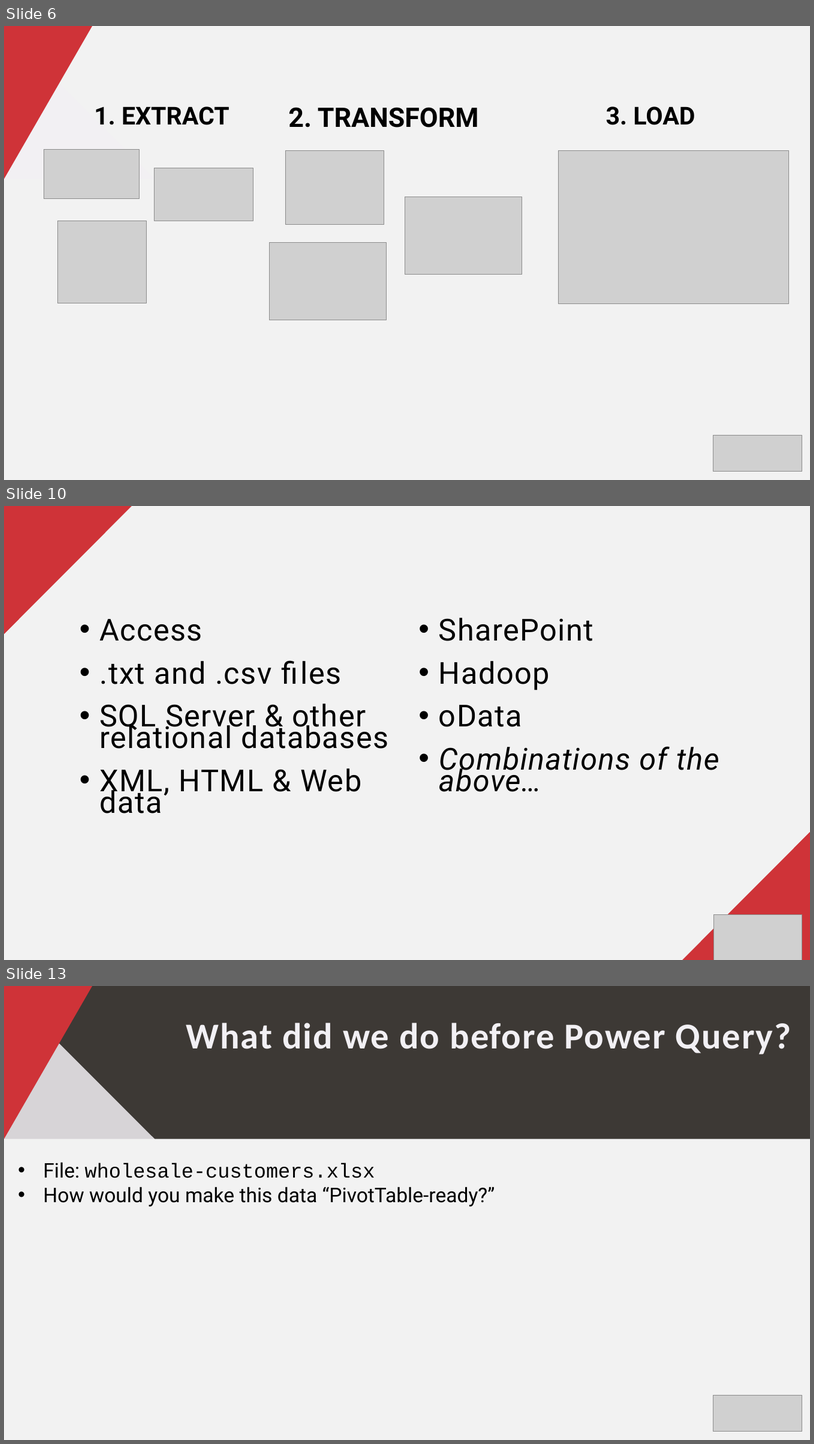
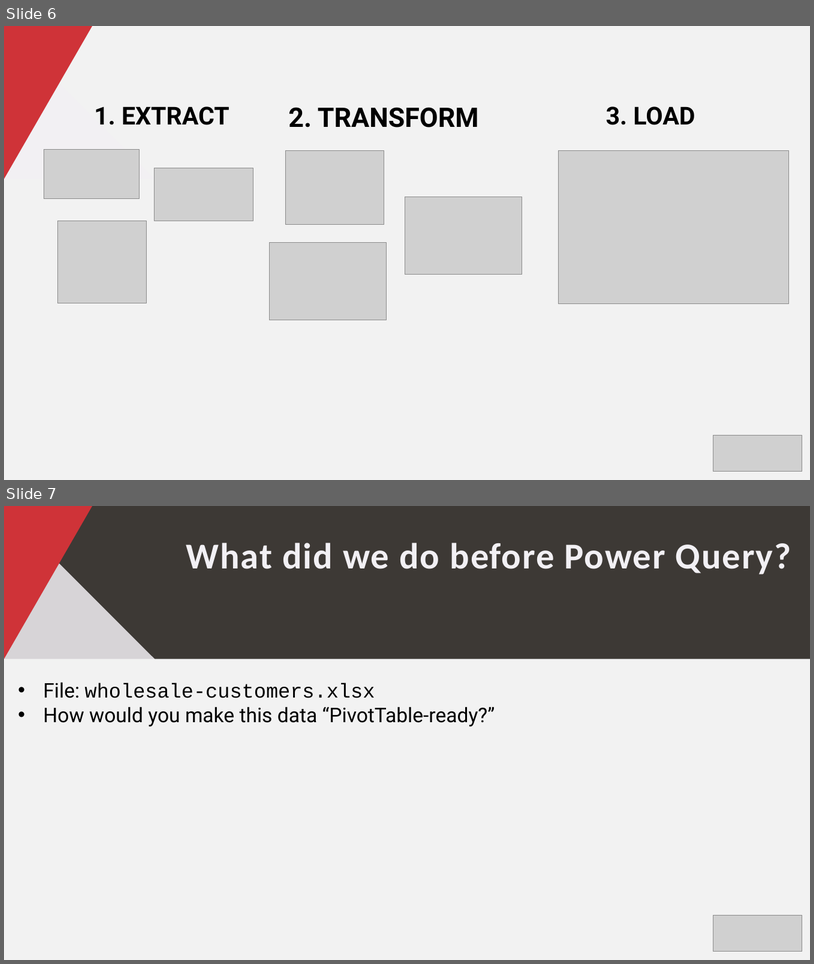
Before and after one commit to stringfestdata/pq-pdq, a slide deck: pq-pdq.pptx. Shown one above the other, each under a label of ours: slides 6, 10 and 13 before the commit, slides 6 and 7 after it; the slides between them are not shown. The pictures are 814x1444 and 814x964 pixels, drawn with LibreOffice and Linux fonts; fonts in the diff are those of the drawing; grey boxes stand for pictures. Boxes give left, top, right and bottom in pixels: in the first picture for what was removed or moved away, otherwise in the second. Text is boxed around its words. In the diff, an @@ line names an element or a change of style, - is before the commit and + after.

```diff
--- a/pq-pdq.pptx
+++ b/pq-pdq.pptx
@@ slide 10 removed at [4, 506, 810, 960], background #F2F2F2 @@
@@ freeform shape removed at [4, 506, 132, 634] @@
@@ text removed at [99, 619, 389, 813] @@
-  • Access
-  • .txt and .csv files
-  • SQL Server & other relational databases
-  • XML, HTML & Web data
@@ text removed at [439, 618, 720, 792] @@
-  • SharePoint
-  • Hadoop
-  • oData
-  • Combinations of the above…
@@ freeform shape removed at [683, 832, 810, 960] @@
@@ picture removed at [714, 914, 803, 960] @@
@@ what was slide 13 is now slide 7 @@
```
Also in this commit, not shown: 4 slides changed, 1 slide added, 6 other slides removed, 2 other files.
